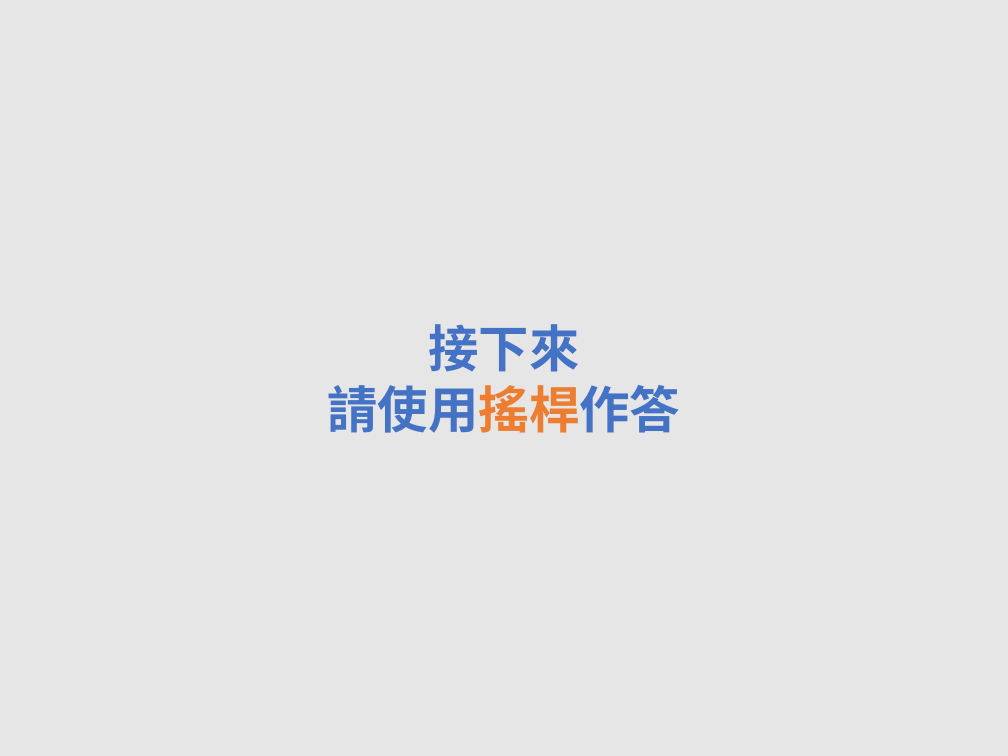
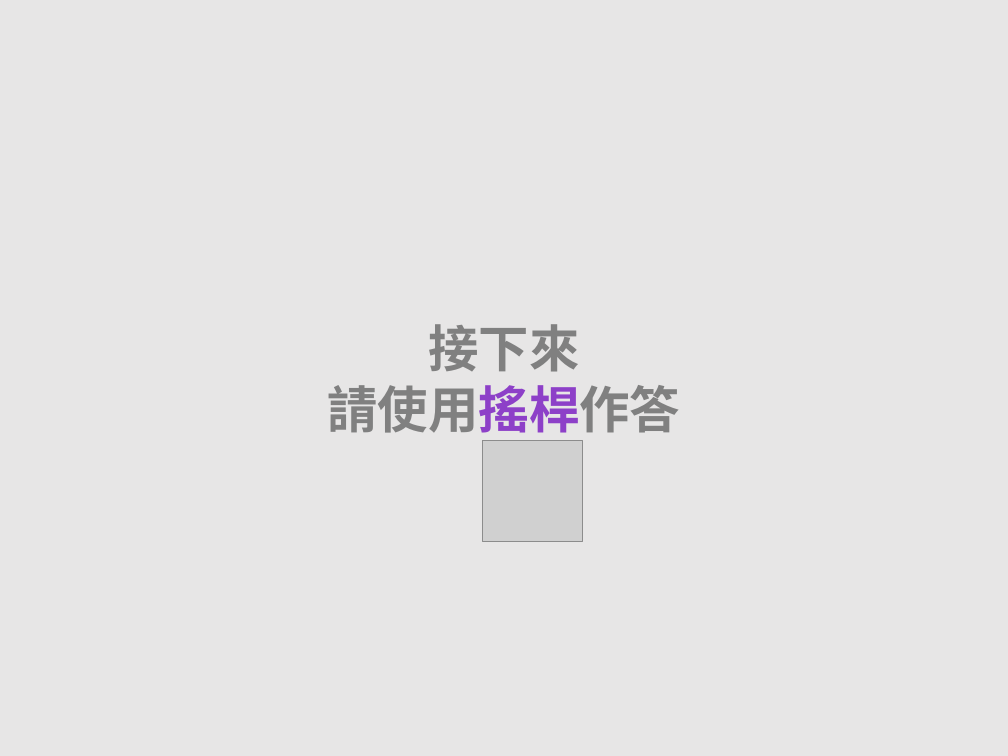
Before and after one commit to EJ-Chang/OSD-Study, a slide deck: slide 21 of WheelOSDtest/StimulusPNG.pptx. Drawn at 1008x756 pixels with LibreOffice and Linux fonts; fonts in the diff are those of the drawing; grey boxes stand for pictures. Boxes give left, top, right and bottom in pixels: in the first picture for what was removed or moved away, otherwise in the second. Text is boxed around its words. In the diff, an @@ line names an element or a change of style, - is before the commit and + after.

```diff
--- a/WheelOSDtest/StimulusPNG.pptx
+++ b/WheelOSDtest/StimulusPNG.pptx
@@ text "接下來" at <box>328,324,681,441</box>: text colour #4472C4 to #808080 in "接下來", "請使用搖桿作答"; text colour #ED7D31 to #8D40C8 in "請使用搖桿作答" @@
@@ picture added at <box>482,440,583,541</box> @@
```
Also in this commit, not shown: 7 other slides changed, 12 slides added, 12 slides removed, 14 other files.
